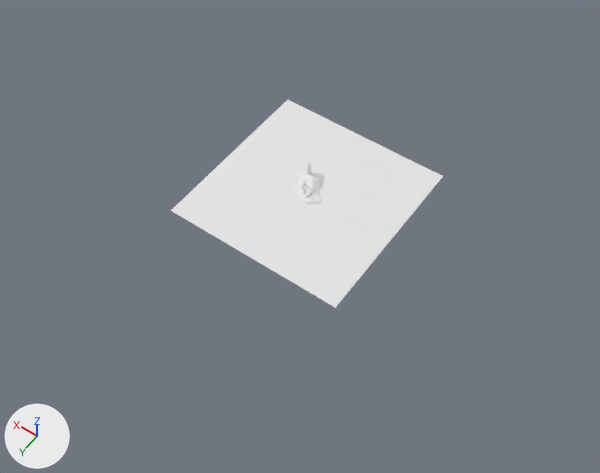
A saved change to the Blender file editObjects.blend.
The view is the same before and after, from a camera (50 mm lens) standing at (-95.3, 138.3, 193.2) and looking at (-4.6, 11.2, -6.5). Lighting does not change. The marker at lower left points along +X, +Y and +Z.

Names of what the first picture shows: 'Base Rocks', 'Plane'.
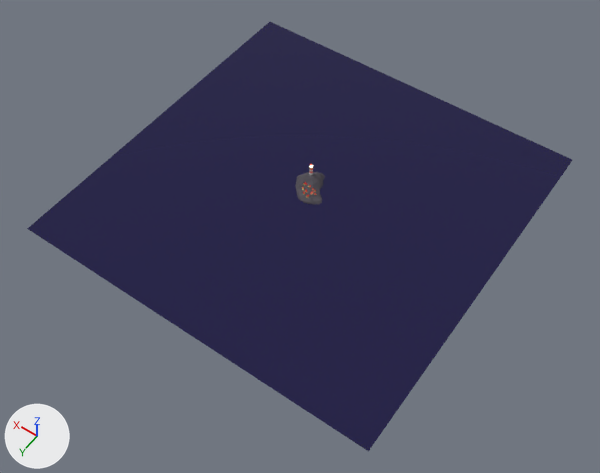
Patch to the scene script:
```diff
--- a/editObjects.blend.py
+++ b/editObjects.blend.py
@@ mat_rock @@
+mat_rock = principled_material('Rock')
+mat_rock.base_color = (0.0807, 0.0732, 0.0887)  # dark grey #504c54
+mat_rock.roughness = 1.0
@@ mat_water @@
+mat_water = bpy.data.materials.new('Water')
+mat_water.use_nodes = True; mat_water.node_tree.nodes.clear()
+_N = mat_water.node_tree.nodes; _L = mat_water.node_tree.links
+n0 = _N.new('ShaderNodeBsdfPrincipled'); n0.name = 'Principled BSDF'
+n0.inputs[0].default_value = (0.00252, 0.0, 0.0506, 1.0)  # 'Base Color', dark blue #080040
+n0.inputs[2].default_value = 0.0  # 'Roughness'
+n1 = _N.new('ShaderNodeOutputMaterial'); n1.name = 'Material Output'
+n2 = _N.new('ShaderNodeValue'); n2.name = 'Value'
+n2.outputs[0].default_value = 0.0  # 'Value'
+_L.new(n0.outputs[0], n1.inputs[0])  # 'BSDF' to 'Surface'
+_L.new(n2.outputs[0], n1.inputs[3])  # 'Value' to 'Thickness'
@@ me_plane @@
 me_plane.from_pydata(...)  # 4 vertices, 1 face; spans x -1.0..1.0, y -1.0..1.0, z 0.0
+me_plane.materials.append(mat_water)
@@ me_icosphere @@
 me_icosphere.from_pydata(...)  # 100 vertices, 196 faces; spans x -5.53..6.9, y -8.98..4.28, z -2.0..2.8
+me_icosphere.materials.append(mat_rock)  # dark grey #504c54
@@ ob_plane @@
 ob_plane.location = (0.0, 0.0, 0.0)
-ob_plane.scale = (30.0, 30.0, 30.0)
+ob_plane.scale = (60.0, 60.0, 40.0)
```

Boxes [x1, y1, x2, y2] around the edits, measured in the pictures (600 x 473 px):
'Plane', recoloured, rescaled (white to blue, 100% wider, 106% taller): before [171, 100, 443, 308]; after [27, 22, 572, 451]
'Base Rocks', recoloured (white to grey): [295, 172, 325, 204] in both
